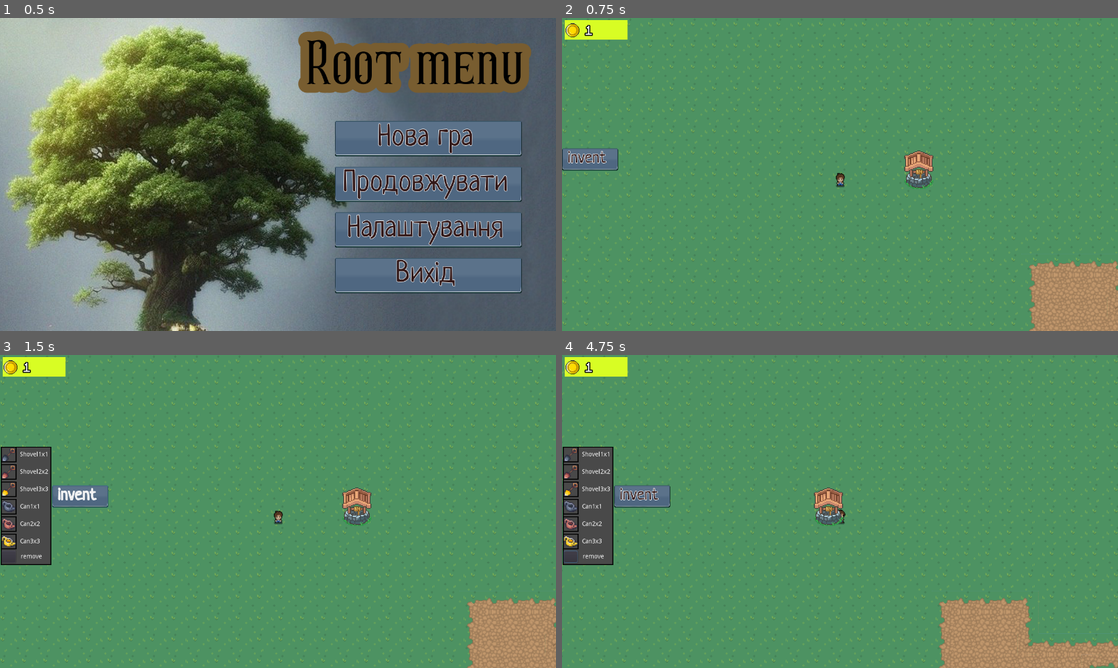
Above: before the commit, frames 1-4 (two rows, left to right).
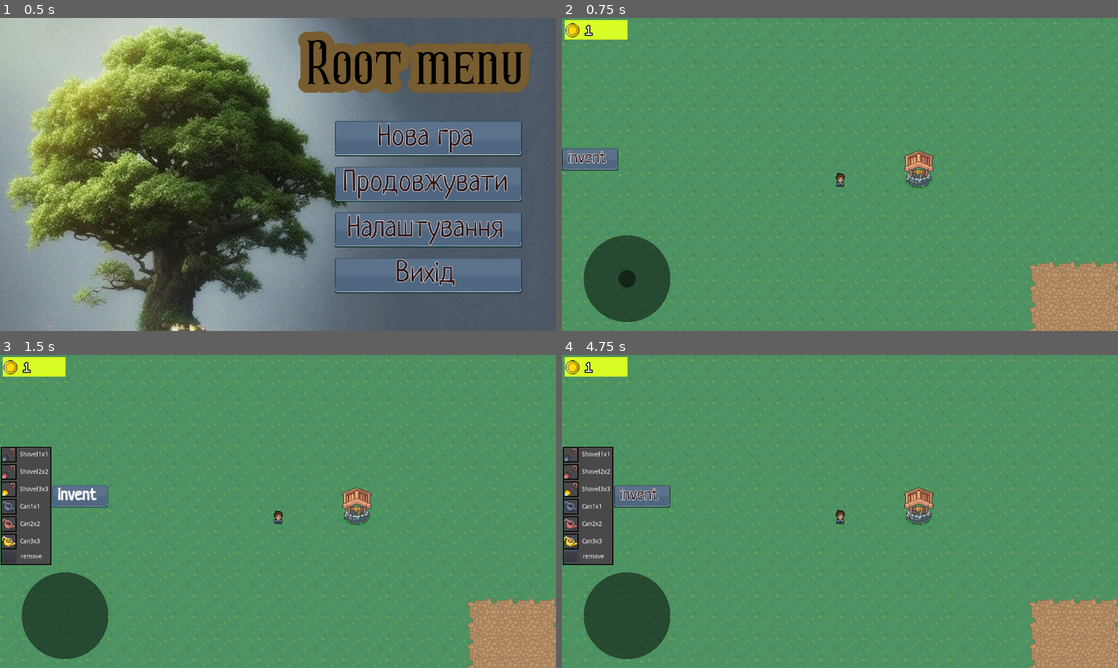
Above: after the commit, the same moments.

Repository: zolkins/RootGame
Game: Godot game, scene res://scenes/main_menu.tscn
The game is run twice, just before and just after one commit, with the same random seed, the same clock (stepped at 60 frames per second) and the same inputs.
Inputs (mouse positions are in pixels of both pictures, inside the frame that each line leads up to):
- Up to frame 1 (0.5 s): no input
- Up to frame 2 (0.75 s): click "Нова гра" at 0.5 s
- Up to frame 3 (1.5 s): click "invent" at 1.25 s
- Up to frame 4 (4.75 s): click "remove" at 2 s; tap Enter at 2.75, 4.25 s; drag from (573, 455) to (895, 442) at 2.77 s; tap Space at 3.5 s; drag from (573, 470) to (812, 574) at 3.52 s; move the mouse to (573, 489) at 4.27 s; hold Right (ui_right) from 4.28 s (still down); click (573, 489) at 4.42 s

Frame 1 is identical in both runs. In frame 2, 3.4% of the frame differs, in the area x 3-51%, y 52-98%; in frame 3, 3.4%; in frame 4, 13%, in the area x 0-100%, y 1-100%.

Commit message:
Added joystick

Diff:
--- a/project.godot
+++ b/project.godot
@@ -79,6 +79,10 @@
  ]
 }
 
+[input_devices]
+
+pointing/emulate_touch_from_mouse=true
+
 [locale]
 
 locale_filter=[ 0, [  ] ]
--- a/Coins.tscn
+++ b/scenes/Coins.tscn
@@ -1,6 +1,6 @@
 [gd_scene load_steps=5 format=2]
 
-[ext_resource path="res://Coins.gd" type="Script" id=1]
+[ext_resource path="res://scripts/Coins.gd" type="Script" id=1]
 [ext_resource path="res://resources/m5x7.ttf" type="DynamicFontData" id=2]
 [ext_resource path="res://resources/img/coin.png" type="Texture" id=3]
 
--- /dev/null
+++ b/scenes/joystick.tscn
@@ -0,0 +1,20 @@
+[gd_scene load_steps=4 format=2]
+
+[ext_resource path="res://scripts/joystick.gd" type="Script" id=1]
+[ext_resource path="res://resources/img/joystick2.png" type="Texture" id=2]
+
+[sub_resource type="CircleShape2D" id=1]
+radius = 100.0
+
+[node name="CanvasLayer" type="CanvasLayer"]
+script = ExtResource( 1 )
+
+[node name="TouchScreenButton" type="TouchScreenButton" parent="."]
+position = Vector2( 50, 500 )
+normal = ExtResource( 2 )
+shape = SubResource( 1 )
+
+[node name="InnerCircle" type="Sprite" parent="."]
+position = Vector2( 150, 600 )
+scale = Vector2( 0.2, 0.2 )
+texture = ExtResource( 2 )
--- a/scenes/player.tscn
+++ b/scenes/player.tscn
@@ -1,10 +1,11 @@
-[gd_scene load_steps=32 format=2]
+[gd_scene load_steps=33 format=2]
 
 [ext_resource path="res://scripts/KinematicBody2D.gd" type="Script" id=1]
-[ext_resource path="res://Coins.tscn" type="PackedScene" id=2]
+[ext_resource path="res://scenes/Coins.tscn" type="PackedScene" id=2]
 [ext_resource path="res://resources/img/player.png" type="Texture" id=3]
 [ext_resource path="res://scenes/Camera2D.gd" type="Script" id=4]
 [ext_resource path="res://scenes/Hotbar.tscn" type="PackedScene" id=5]
+[ext_resource path="res://scenes/joystick.tscn" type="PackedScene" id=6]
 
 [sub_resource type="AtlasTexture" id=2]
 flags = 4
@@ -131,22 +132,22 @@
 "frames": [ SubResource( 2 ), SubResource( 3 ), SubResource( 4 ), SubResource( 5 ), SubResource( 6 ), SubResource( 7 ) ],
 "loop": true,
 "name": "down",
-"speed": 10.0
+"speed": 5.0
 }, {
 "frames": [ SubResource( 8 ), SubResource( 9 ), SubResource( 10 ), SubResource( 11 ), SubResource( 12 ), SubResource( 13 ) ],
 "loop": true,
 "name": "idle",
-"speed": 10.0
+"speed": 5.0
 }, {
 "frames": [ SubResource( 14 ), SubResource( 15 ), SubResource( 16 ), SubResource( 17 ), SubResource( 18 ), SubResource( 19 ) ],
 "loop": true,
 "name": "right",
-"speed": 10.0
+"speed": 5.0
 }, {
 "frames": [ SubResource( 20 ), SubResource( 21 ), SubResource( 22 ), SubResource( 23 ), SubResource( 24 ), SubResource( 25 ) ],
 "loop": true,
 "name": "up",
-"speed": 10.0
+"speed": 5.0
 } ]
 
 [sub_resource type="CapsuleShape2D" id=1]
@@ -159,7 +160,6 @@
 [node name="AnimatedSprite" type="AnimatedSprite" parent="."]
 frames = SubResource( 26 )
 animation = "right"
-frame = 4
 
 [node name="Camera2D" type="Camera2D" parent="."]
 current = true
@@ -179,3 +179,8 @@
 [node name="Shop" parent="CanvasLayer" instance=ExtResource( 5 )]
 
 [node name="Coins" parent="CanvasLayer" instance=ExtResource( 2 )]
+
+[node name="CanvasLayer2" parent="." instance=ExtResource( 6 )]
+
+[connection signal="not_move" from="CanvasLayer2" to="." method="_on_CanvasLayer2_not_move"]
+[connection signal="use_move_vector" from="CanvasLayer2" to="." method="_on_CanvasLayer2_use_move_vector"]
--- /dev/null
+++ b/scripts/Coins.gd
@@ -0,0 +1,5 @@
+extends Label
+
+func _ready():
+	text = str(Global.coins)
+	pass # Replace with function body.
--- a/scripts/Hotbar.gd
+++ b/scripts/Hotbar.gd
@@ -34,10 +34,8 @@
 	$Items.set_visible(!$Items.is_visible())
 	if !$Items.is_visible():
 		$Slider.set_position(Vector2(0, 300))
-		print("1")
 	else:
 		$Slider.set_position(Vector2(120, 300))
-		print("2")
 	pass # Replace with function body.
 
 
--- a/scripts/KinematicBody2D.gd
+++ b/scripts/KinematicBody2D.gd
@@ -8,6 +8,7 @@
 func move():
 	velocity = Vector2()
 	if Input.is_action_pressed("ui_right"):
+		print("a")
 		$AnimatedSprite.set_flip_h(false)
 		velocity.x += 1
 		$AnimatedSprite.play("right")
@@ -27,5 +28,25 @@
 	velocity = velocity.normalized() * speed
 	move_and_slide(velocity)
 
-func _process(_delta):
-	move()
+#func _process(_delta):
+#	move()
+
+
+func _on_CanvasLayer2_use_move_vector(move_vector):
+	velocity = move_vector.normalized()*speed
+	move_and_slide(move_vector.normalized()*speed)
+	if velocity.x > 0:
+		$AnimatedSprite.set_flip_h(false)
+		$AnimatedSprite.play("right")
+	elif velocity.x < 0:
+		$AnimatedSprite.set_flip_h(true)
+		$AnimatedSprite.play("right")
+	elif velocity.y > 0:
+		print("aa")
+		$AnimatedSprite.play("down")
+	elif velocity.y < 0:
+		$AnimatedSprite.play("up")
+
+
+func _on_CanvasLayer2_not_move():
+	$AnimatedSprite.play("idle")
--- /dev/null
+++ b/scripts/joystick.gd
@@ -0,0 +1,31 @@
+extends CanvasLayer
+
+signal use_move_vector
+signal not_move
+
+var move_vector = Vector2(0, 0)
+var joystick_active = false
+
+func _input(event):
+	if event is InputEventScreenTouch or event is InputEventScreenDrag:
+		if $TouchScreenButton.is_pressed():
+			move_vector = calculate_move_vector(event.position)
+			joystick_active = true
+			$InnerCircle.position = event.position
+			$InnerCircle.visible = true
+
+	if event is InputEventScreenTouch:
+		if event.pressed == false:
+			joystick_active = false
+			$InnerCircle.visible = false
+
+func _physics_process(_delta):
+	if joystick_active:
+		emit_signal("use_move_vector", move_vector)
+	else:
+		emit_signal("not_move")
+
+
+func calculate_move_vector(event_position):
+	var texture_center = $TouchScreenButton.position + Vector2(100, 100)
+	return (event_position - texture_center)
--- a/scripts/singleton/global.gd
+++ b/scripts/singleton/global.gd
@@ -2,6 +2,7 @@
 onready var languge = "uk"
 onready var zoom_speed = Vector2(.05,.05)
 onready var coins = 1
+onready var is_phone = false
 
 func _ready():
 	TranslationServer.set_locale(languge)
Binary file added: resources/img/joystick2.png
